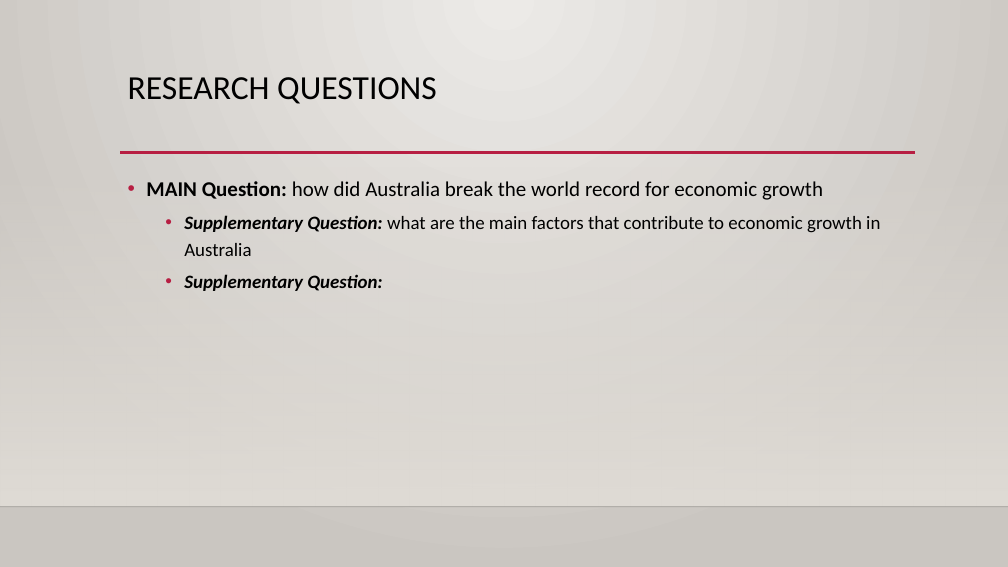
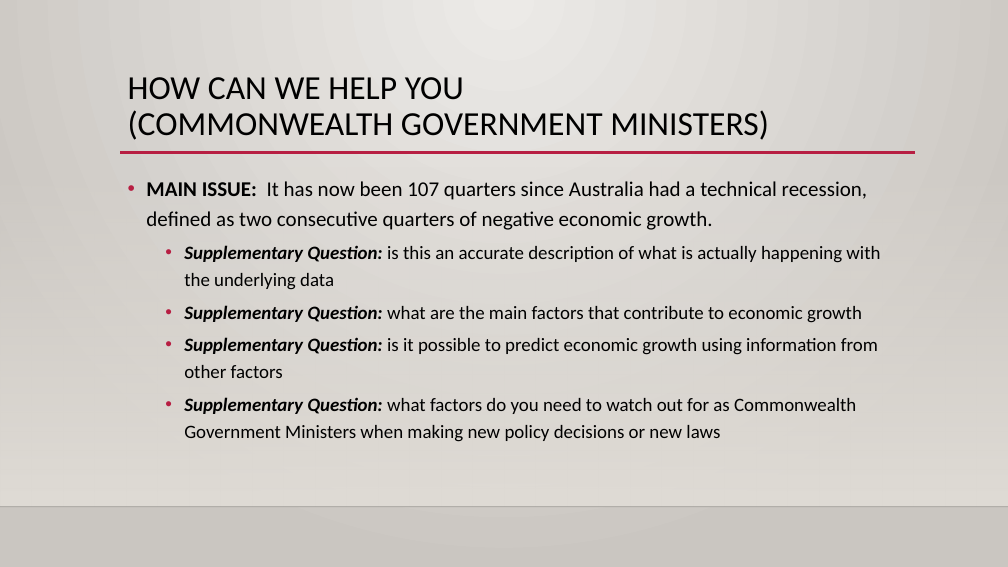
Before and after one commit to AbishekArunachalam/Forecasting-GDP-of-Australia, a slide deck: slide 2 of draft GDP presentation.pptx. Drawn at 1008x567 pixels with LibreOffice and Linux fonts; fonts in the diff are those of the drawing; background and template pictures are left out. Boxes give left, top, right and bottom in pixels: in the first picture for what was removed or moved away, otherwise in the second. Text is boxed around its words. In the diff, an @@ line names an element or a change of style, - is before the commit and + after.

```diff
--- a/draft GDP presentation.pptx
+++ b/draft GDP presentation.pptx
@@ title at box(128, 77, 769, 140): text changed @@
-RESEARCH QUESTIONS
+HOW CAN WE HELP YOU
+(COMMONWEALTH GOVERNMENT MINISTERS)
@@ text at box(146, 181, 880, 442): text changed @@
-• MAIN Question: how did Australia break the world record for economic growth
-  • Supplementary Question: what are the main factors that contribute to economic growth in Australia
-  • Supplementary Question:
+• MAIN ISSUE: It has now been 107 quarters since Australia had a technical recession, defined as two consecutive quarters of negative economic growth.
+  • Supplementary Question: is this an accurate description of what is actually happening with the underlying data
+  • Supplementary Question: what are the main factors that contribute to economic growth
+  • Supplementary Question: is it possible to predict economic growth using information from other factors
+  • Supplementary Question: what factors do you need to watch out for as Commonwealth Government Ministers when making new policy decisions or new laws
```
Also in this commit, not shown: 3 other slides changed.
